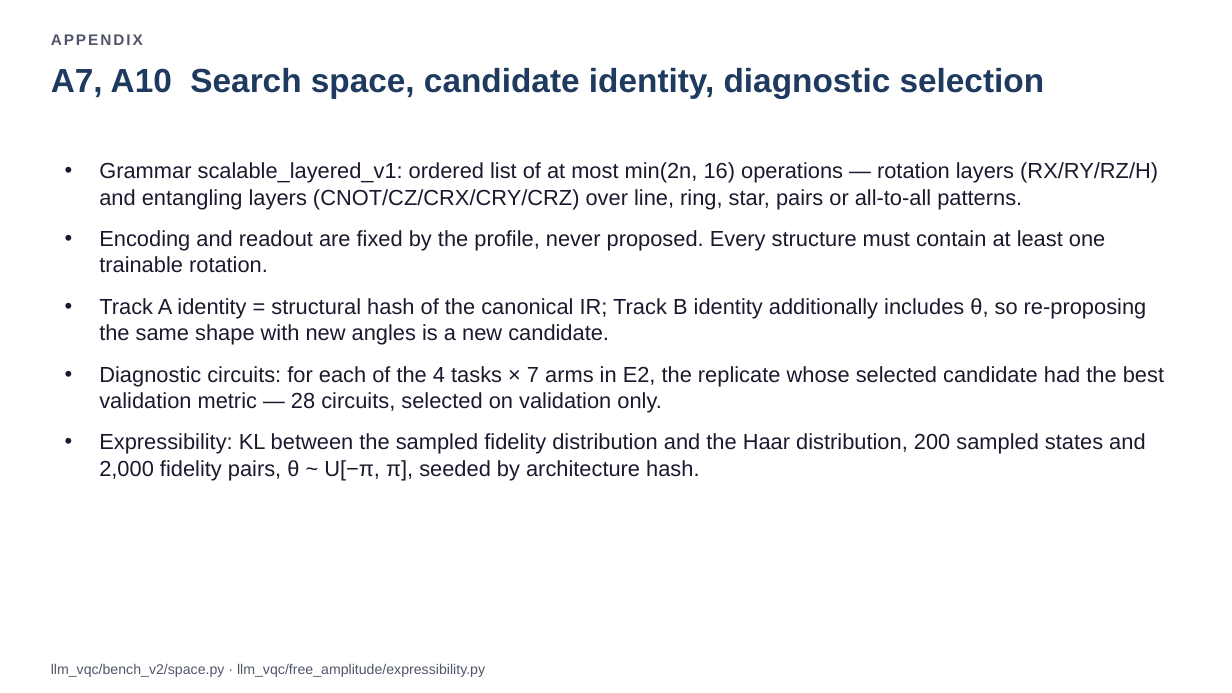
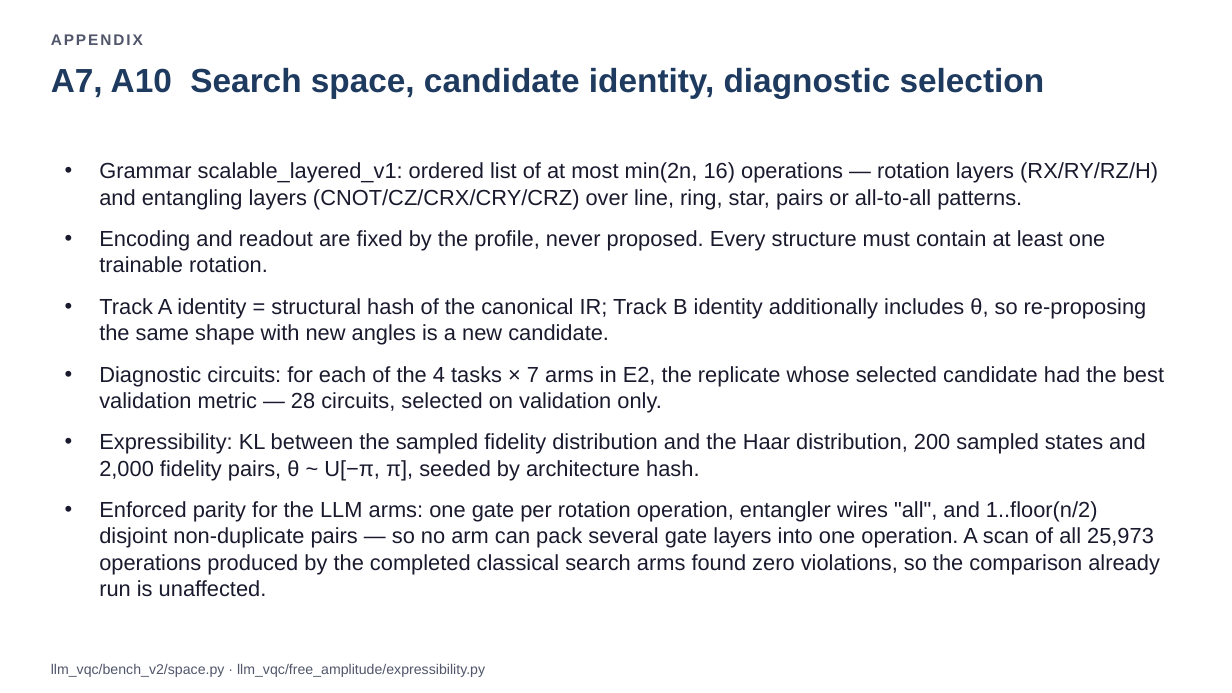
Before and after one commit to dorakingx/llm-vqc, a slide deck: slide 15 of docs/presentation/bench_v2_weekly_revised/20260731_GSoC_revised.pptx. Drawn at 1232x693 pixels with LibreOffice and Linux fonts; fonts in the diff are those of the drawing. Boxes give left, top, right and bottom in pixels: in the first picture for what was removed or moved away, otherwise in the second. Text is boxed around its words. In the diff, an @@ line names an element or a change of style, - is before the commit and + after.

```diff
--- a/docs/presentation/bench_v2_weekly_revised/20260731_GSoC_revised.pptx
+++ b/docs/presentation/bench_v2_weekly_revised/20260731_GSoC_revised.pptx
@@ text at <box>99,501,1160,597</box>: paragraph added @@
+• Enforced parity for the LLM arms: one gate per rotation operation, entangler wires "all", and 1..floor(n/2) disjoint non-duplicate pairs — so no arm can pack several gate layers into one operation. A scan of all 25,973 operations produced by the completed classical search arms found zero violations, so the comparison already run is unaffected.
```
Also in this commit, not shown: 12 other slides changed, 46 other files.
